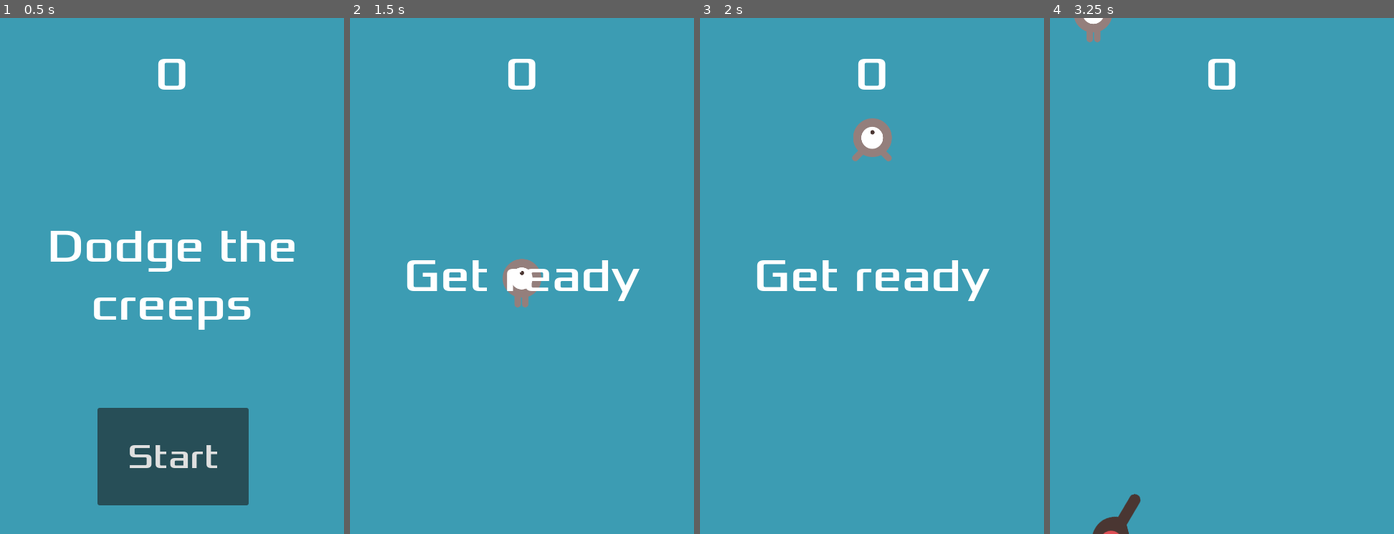
Above: before the commit, frames 1-4 (left to right).
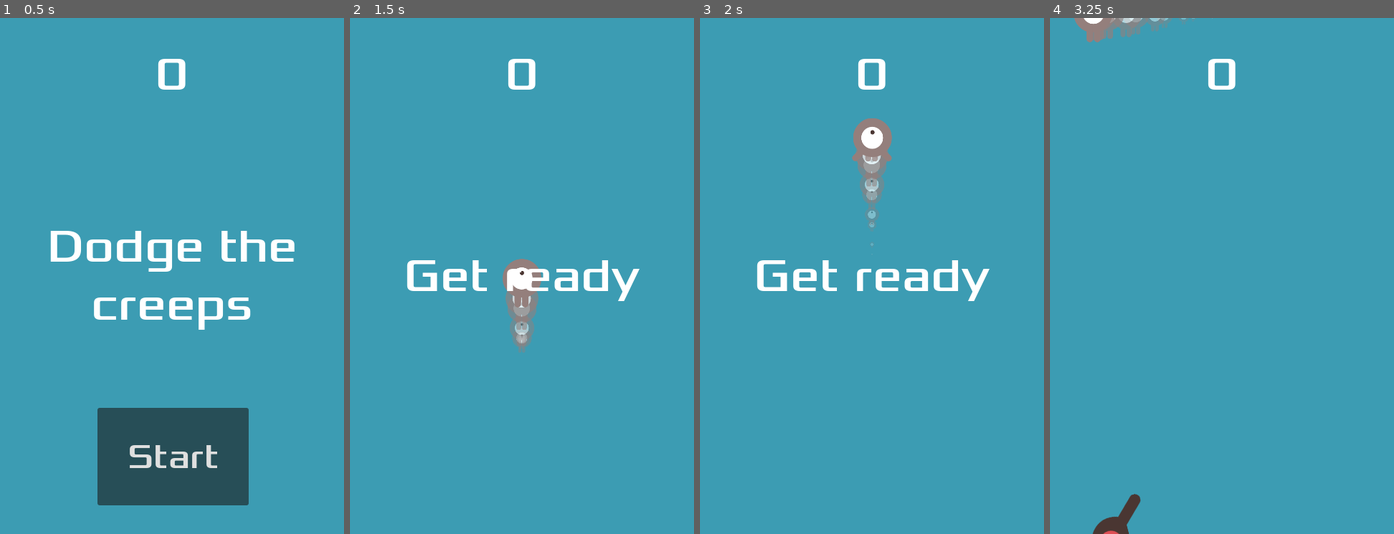
Above: after the commit, the same moments.

Repository: GajaGuerrini/Godot-1st-tutorial
Game: Godot game, scene res://main.tscn
Two runs of this game, one before a commit and one after it. Both use one fixed random seed, a clock stepped at 60 frames per second and the inputs below.
Inputs:
- Up to frame 1 (0.5 s): no input
- Up to frame 2 (1.5 s): click "Start" at 0.5 s; tap Enter at 1.25 s; hold Up (ui_up) from 1.28 s (still down)
- Up to frame 3 (2 s): keep holding Up (ui_up)
- Up to frame 4 (3.25 s): release Up (ui_up) at 2.78 s; hold Left (ui_left) from 2.78 s (still down)

Frame 1 is identical in both runs. In frame 2, 0.7% of the frame differs, in the area x 45-55%, y 52-65%; in frame 3, 0.7%, in the area x 45-55%, y 19-45%; in frame 4, 0.5%.

Commit message:
music added 2d raining icon

Diff:
--- a/main.gd
+++ b/main.gd
@@ -13,12 +13,17 @@
 	$StartTimer.start()
 	$HUD.show_msg("Get ready")
 	$HUD.update_score(score)
+	$Music.play()
+
 
 
 func game_over():
 	$ScoreTimer.stop() # our score timer stops
 	$MobTimer.stop()  # we dont spawn mobs anymore
 	$HUD.game_over()
+	$DeathSound.play()
+	$Music.stop()
+
 
 func _on_start_timer_timeout():
 	$MobTimer.start()
--- a/main.tscn
+++ b/main.tscn
@@ -1,9 +1,11 @@
-[gd_scene load_steps=6 format=3 uid="uid://cll8t13rkq4vy"]
+[gd_scene load_steps=8 format=3 uid="uid://cll8t13rkq4vy"]
 
 [ext_resource type="PackedScene" uid="uid://x1vsm78ovyuh" path="res://player.tscn" id="1_6twae"]
 [ext_resource type="Script" path="res://main.gd" id="1_sj6fq"]
 [ext_resource type="PackedScene" uid="uid://bb1afc0sgehy0" path="res://mob.tscn" id="2_46v7k"]
 [ext_resource type="PackedScene" uid="uid://bjmiqyhj5g8c3" path="res://hud.tscn" id="4_wq518"]
+[ext_resource type="AudioStream" uid="uid://ct4b02c66dlfj" path="res://dodge_assets/art/gameover.wav" id="5_g2b8r"]
+[ext_resource type="AudioStream" uid="uid://c1wux7omxp714" path="res://dodge_assets/art/House In a Forest Loop.ogg" id="6_e2k76"]
 
 [sub_resource type="Curve2D" id="Curve2D_g7exj"]
 _data = {
@@ -45,6 +47,12 @@
 
 [node name="HUD" parent="." instance=ExtResource("4_wq518")]
 
+[node name="DeathSound" type="AudioStreamPlayer2D" parent="."]
+stream = ExtResource("5_g2b8r")
+
+[node name="Music" type="AudioStreamPlayer2D" parent="."]
+stream = ExtResource("6_e2k76")
+
 [connection signal="hit" from="Player" to="." method="game_over"]
 [connection signal="timeout" from="MobTimer" to="." method="_on_mob_timer_timeout"]
 [connection signal="timeout" from="ScoreTimer" to="." method="_on_score_timer_timeout"]
--- a/player.tscn
+++ b/player.tscn
@@ -35,6 +35,25 @@
 radius = 47.0
 height = 128.0
 
+[sub_resource type="Gradient" id="Gradient_fahhh"]
+colors = PackedColorArray(1, 1, 1, 0.780392, 1, 1, 1, 0)
+
+[sub_resource type="GradientTexture1D" id="GradientTexture1D_by2d0"]
+gradient = SubResource("Gradient_fahhh")
+
+[sub_resource type="Curve" id="Curve_htey6"]
+_data = [Vector2(0, 0.455947), 0.0, 0.0, 0, 0, Vector2(1, 0), 0.0, 0.0, 0, 0]
+point_count = 2
+
+[sub_resource type="CurveTexture" id="CurveTexture_6qgay"]
+curve = SubResource("Curve_htey6")
+
+[sub_resource type="ParticleProcessMaterial" id="ParticleProcessMaterial_y7gne"]
+particle_flag_disable_z = true
+gravity = Vector3(0, 0, 0)
+scale_curve = SubResource("CurveTexture_6qgay")
+color_ramp = SubResource("GradientTexture1D_by2d0")
+
 [node name="Player" type="Area2D"]
 scale = Vector2(0.5, 0.5)
 script = ExtResource("1_xpk2i")
@@ -47,4 +66,11 @@
 [node name="CollisionShape2D" type="CollisionShape2D" parent="."]
 shape = SubResource("CapsuleShape2D_41ort")
 
+[node name="Trail" type="GPUParticles2D" parent="."]
+show_behind_parent = true
+amount = 10
+process_material = SubResource("ParticleProcessMaterial_y7gne")
+texture = ExtResource("3_f4oue")
+speed_scale = 2.0
+
 [connection signal="body_entered" from="." to="." method="_on_body_entered"]
Not shown, changed: dodge_assets/art/House In a Forest Loop.ogg.import
Not shown: 1 places in player.tscn that only renumber resources
